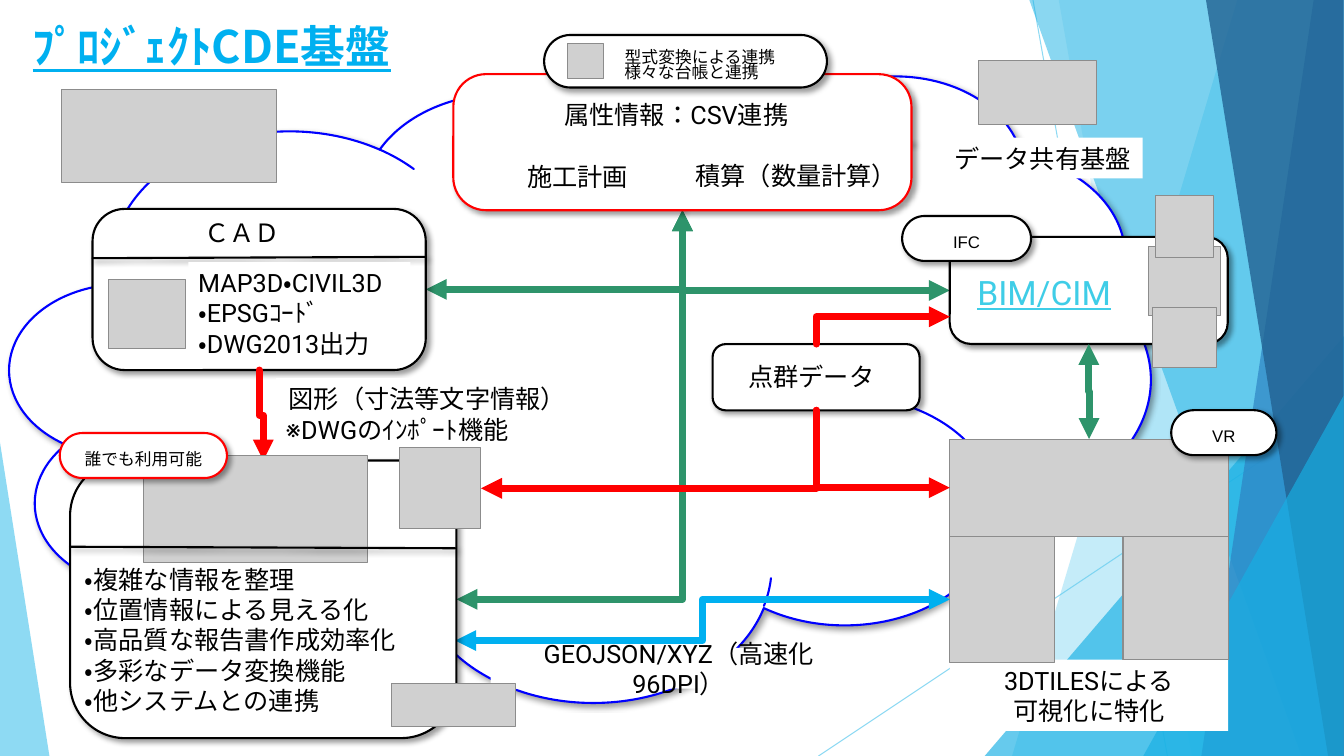
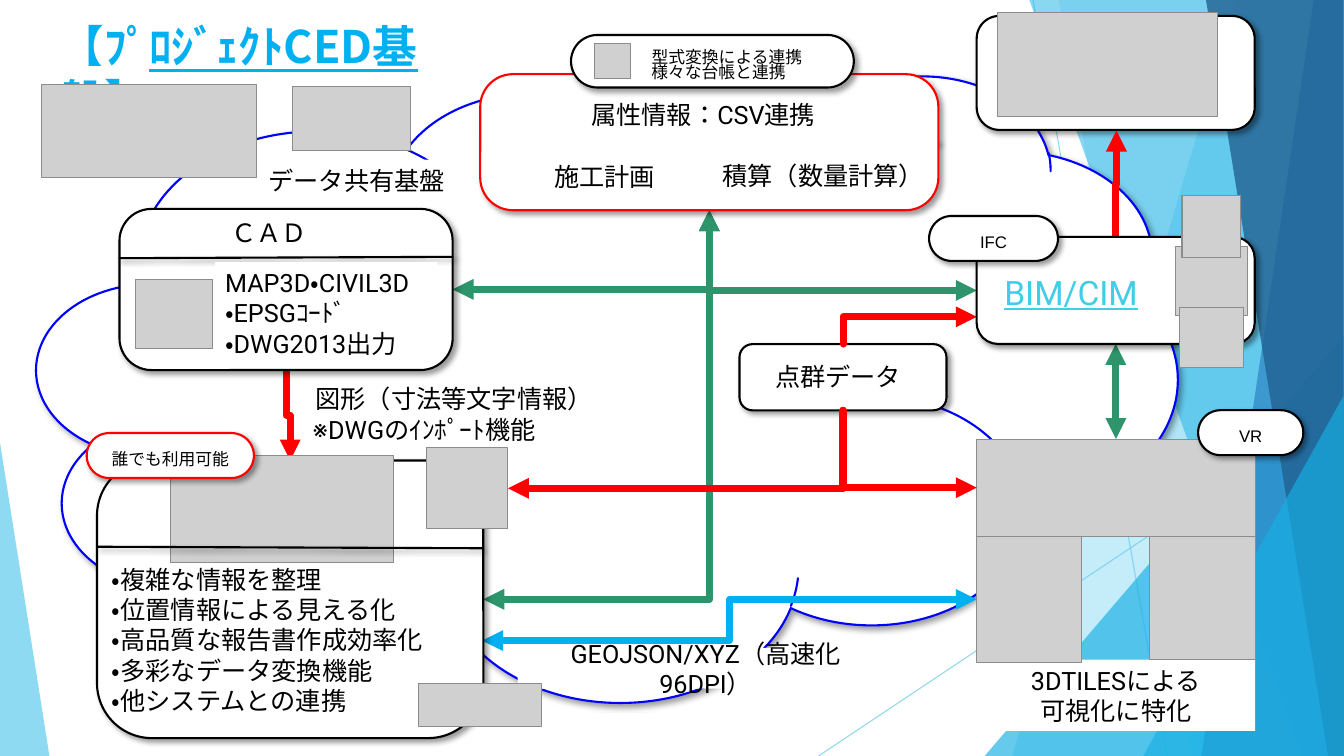
Before and after one commit to yamamoto-ryuzo/portal, a slide deck: slide 1 of プロジェクトCDE/プロジェクトCDE.pptx. Drawn at 1344x756 pixels with LibreOffice and Linux fonts; fonts in the diff are those of the drawing; grey boxes stand for pictures. Boxes give left, top, right and bottom in pixels: in the first picture for what was removed or moved away, otherwise in the second. Text is boxed around its words. In the diff, an @@ line names an element or a change of style, - is before the commit and + after.

```diff
--- a/プロジェクトCDE/プロジェクトCDE.pptx
+++ b/プロジェクトCDE/プロジェクトCDE.pptx
@@ text at bbox=[59, 24, 417, 85]: text changed @@
-ﾌﾟﾛｼﾞｪｸﾄCDE基盤
+【ﾌﾟﾛｼﾞｪｸﾄCED基盤】
@@ rounded rectangle added at bbox=[977, 16, 1255, 130], fill #FFFFFF, outline #000000 1.5 pt @@
@@ picture added at bbox=[998, 12, 1218, 117] @@
@@ picture: place and size @@
-picture at bbox=[62, 90, 277, 182]
+picture at bbox=[41, 85, 257, 177]
@@ picture: place and size @@
-picture at bbox=[979, 60, 1097, 124]
+picture at bbox=[292, 87, 410, 150]
@@ elbow arrow added from (1115, 238) to (1117, 131), #FF0000 5 pt @@
@@ text "データ共有基盤" rewrapped from bbox=[943, 138, 1143, 178] to bbox=[269, 168, 445, 192] @@
@@ 3 pictures, 3 rounded rectangles, 1 text, 1 elbow double arrow: place and size @@
-3 pictures, 3 rounded rectangles, 1 text, 1 elbow double arrow at bbox=[59, 35, 1221, 479]
+3 pictures, 3 rounded rectangles, 1 text, 1 elbow double arrow at bbox=[87, 35, 1248, 479]
@@ 8 pictures, 8 texts, 6 rounded rectangles, 4 lines, 4 elbow double arrows, 4 elbow arrows, 2 rectangles, 1 cloud: place and size @@
-8 pictures, 8 texts, 6 rounded rectangles, 4 lines, 4 elbow double arrows, 4 elbow arrows, 2 rectangles, 1 cloud at bbox=[10, 44, 1276, 738]
+8 pictures, 8 texts, 6 rounded rectangles, 4 lines, 4 elbow double arrows, 4 elbow arrows, 2 rectangles, 1 cloud at bbox=[37, 44, 1304, 738]
```
Also in this commit, not shown: 1 slide added, 2 other files.
